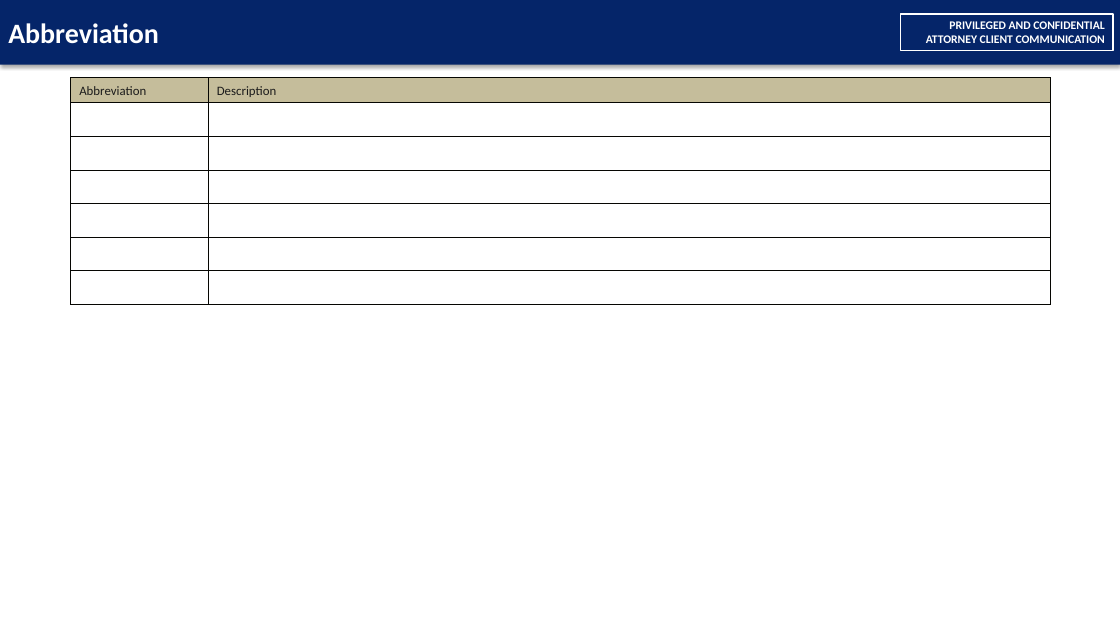
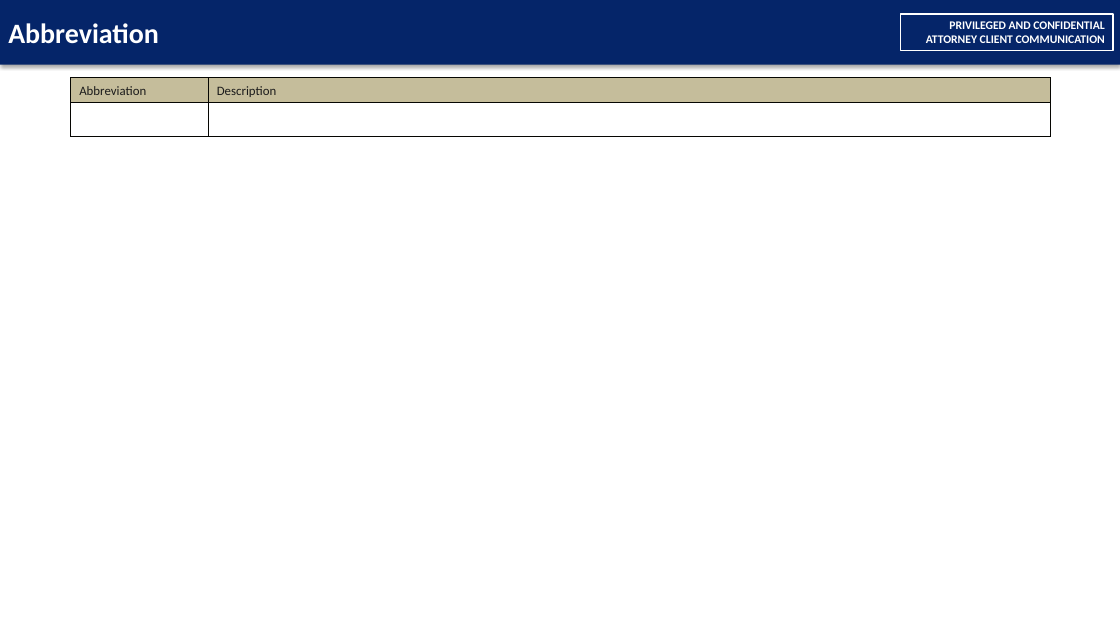
Before and after one commit to TrdHuy/doi-library, a slide deck: slide 4 of template/Pre_DOI_Form_05_2024_v3.pptx. Drawn at 1120x630 pixels with LibreOffice and Linux fonts; fonts in the diff are those of the drawing. Boxes give left, top, right and bottom in pixels: in the first picture for what was removed or moved away, otherwise in the second. Text is boxed around its words. In the diff, an @@ line names an element or a change of style, - is before the commit and + after.

```diff
--- a/template/Pre_DOI_Form_05_2024_v3.pptx
+++ b/template/Pre_DOI_Form_05_2024_v3.pptx
@@ table at bbox=[71, 78, 1051, 136] @@
-row 3:  | 
-row 4:  | 
-row 5:  | 
-row 6:  | 
-row 7:  | 
```
Also in this commit, not shown: 2 other slides changed, 7 other files.
